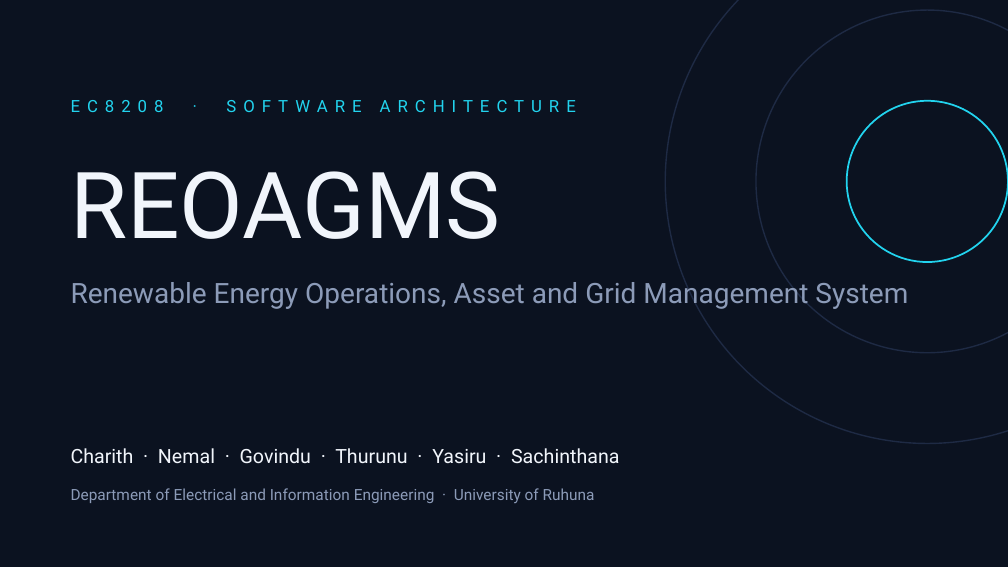
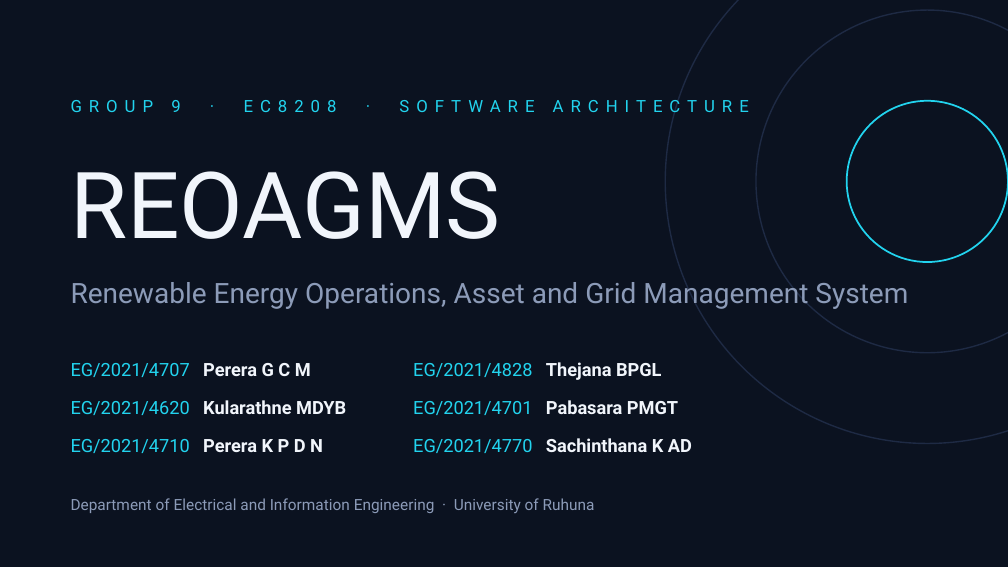
Before and after one commit to CharithManaujayaMUTEC/REOAGMS, a slide deck: slide 1 of deliverables/REOAGMS-Team-Presentation.pptx. Drawn at 1008x567 pixels with LibreOffice and Linux fonts; fonts in the diff are those of the drawing. Boxes give left, top, right and bottom in pixels: in the first picture for what was removed or moved away, otherwise in the second. Text is boxed around its words. In the diff, an @@ line names an element or a change of style, - is before the commit and + after.

```diff
--- a/deliverables/REOAGMS-Team-Presentation.pptx
+++ b/deliverables/REOAGMS-Team-Presentation.pptx
@@ text at bbox=[171, 100, 180, 112]: text changed @@
-EC8208 · SOFTWARE ARCHITECTURE
+GROUP 9 · EC8208 · SOFTWARE ARCHITECTURE
@@ text added at bbox=[71, 363, 311, 377], 13 pt, text #22D3EE @@
+EG/2021/4707 Perera G C M
@@ text added at bbox=[413, 362, 662, 380], 13 pt, text #22D3EE @@
+EG/2021/4828 Thejana BPGL
@@ text added at bbox=[71, 400, 346, 415], 13 pt, text #F1F5FB, bold @@
+EG/2021/4620 Kularathne MDYB
@@ text added at bbox=[413, 400, 678, 415], 13 pt, text #22D3EE @@
+EG/2021/4701 Pabasara PMGT
@@ text removed at bbox=[71, 448, 619, 464] @@
-Charith · Nemal · Govindu · Thurunu · Yasiru · Sachinthana
@@ text added at bbox=[71, 439, 323, 453], 13 pt, text #22D3EE @@
+EG/2021/4710 Perera K P D N
@@ text added at bbox=[413, 438, 692, 453], 13 pt, text #F1F5FB, bold @@
+EG/2021/4770 Sachinthana K AD
@@ text "Department of Electrical and Information ...": place and size @@
-text "Department of Electrical and Information ..." at bbox=[71, 488, 595, 503]
+text "Department of Electrical and Information ..." at bbox=[71, 498, 595, 513]
```
Also in this commit, not shown: 1 other file.
